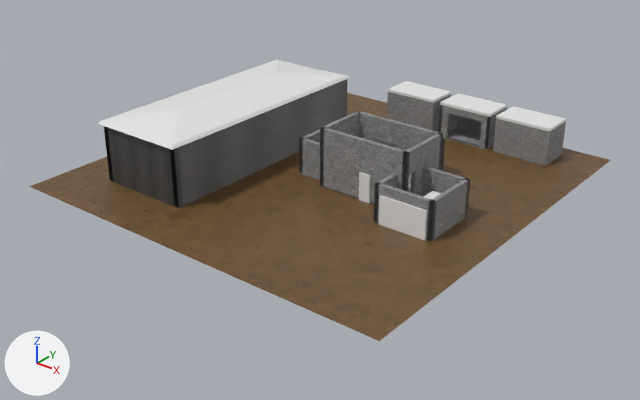
One commit to the Blender file Assets/MattsStuff/BlenderWork/Year3Materials.blend: the scene before it, then after it.
Camera for both pictures: a 50 mm camera at (348.0, -445.0, 253.0) aimed at (6.0, -18.0, -12.0). Arrows for +X, +Y and +Z are at lower left; the lights stay in place.

In view in the first picture: 'Barn', 'Door.002', 'Extension', 'Garage', 'Ground', 'Main', 'Roof', 'Roof.004', 'Roof.005', 'Shed', 'Shed.001', 'Shed.002'.
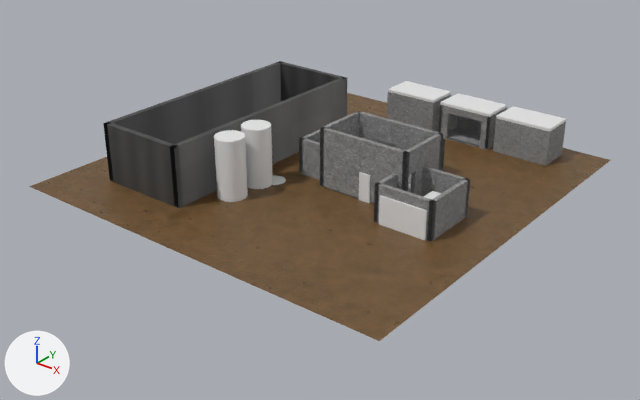
Patch to the scene script:
```diff
--- a/Assets/MattsStuff/BlenderWork/Year3Materials.blend.py
+++ b/Assets/MattsStuff/BlenderWork/Year3Materials.blend.py
@@ me_sphere @@
+me_sphere.from_pydata(...)  # a UV sphere (32 segments, 16 rings, poles along z) spanning x -1.0..1.0, y -1.0..1.0, z -1.0..1.0
@@ me_cylinder_001 @@
+me_cylinder_001.from_pydata(...)  # a 32-sided cylinder along z spanning x -1.0..1.0, y -1.0..1.0, z -1.0..1.0
@@ ob_roof @@
 ob_roof.scale = (34.0, 89.0, 1.0)
+ob_roof.hide_set(True)
@@ ob_milk @@
+ob_milk = bpy.data.objects.new('Milk', me_sphere)
+ob_milk.location = (-21.6, -33.8, 0.5)
+ob_milk.scale = (8.0, 8.0, 0.01)
@@ ob_milktank_001 @@
+ob_milktank_001 = bpy.data.objects.new('Milktank.001', me_cylinder_001)
+ob_milktank_001.location = (-27.5, -68.5, 21.3)
+ob_milktank_001.scale = (10.0, 10.0, 21.0)
@@ ob_milktank @@
+ob_milktank = bpy.data.objects.new('Milktank', me_cylinder_001.copy())
+ob_milktank.location = (-27.5, -43.5, 21.3)
+ob_milktank.scale = (10.0, 10.0, 21.0)
```

Location of each change, [x1, y1, x2, y2] in pixels of the pictures (640 x 400 px):
'Roof', hidden: before [97, 59, 351, 150]
'Milktank.001', added: after [214, 130, 248, 202]
'Milktank', added: after [241, 120, 273, 189]
'Milk', added: after [272, 175, 286, 185]
